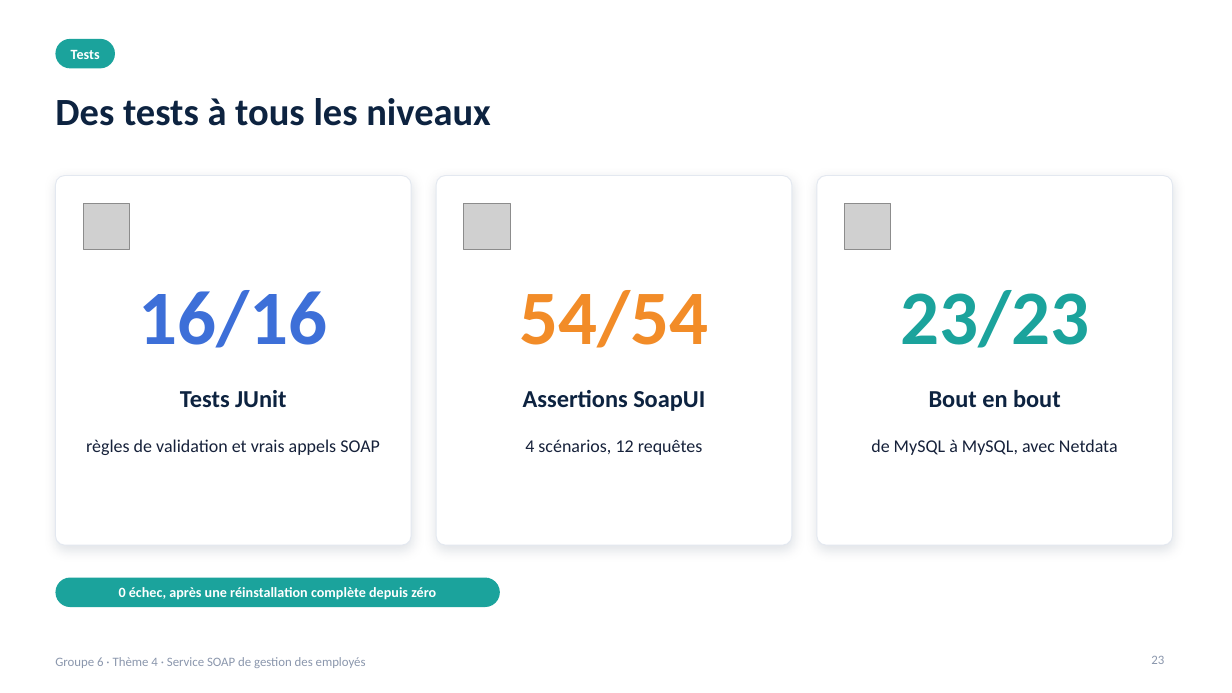
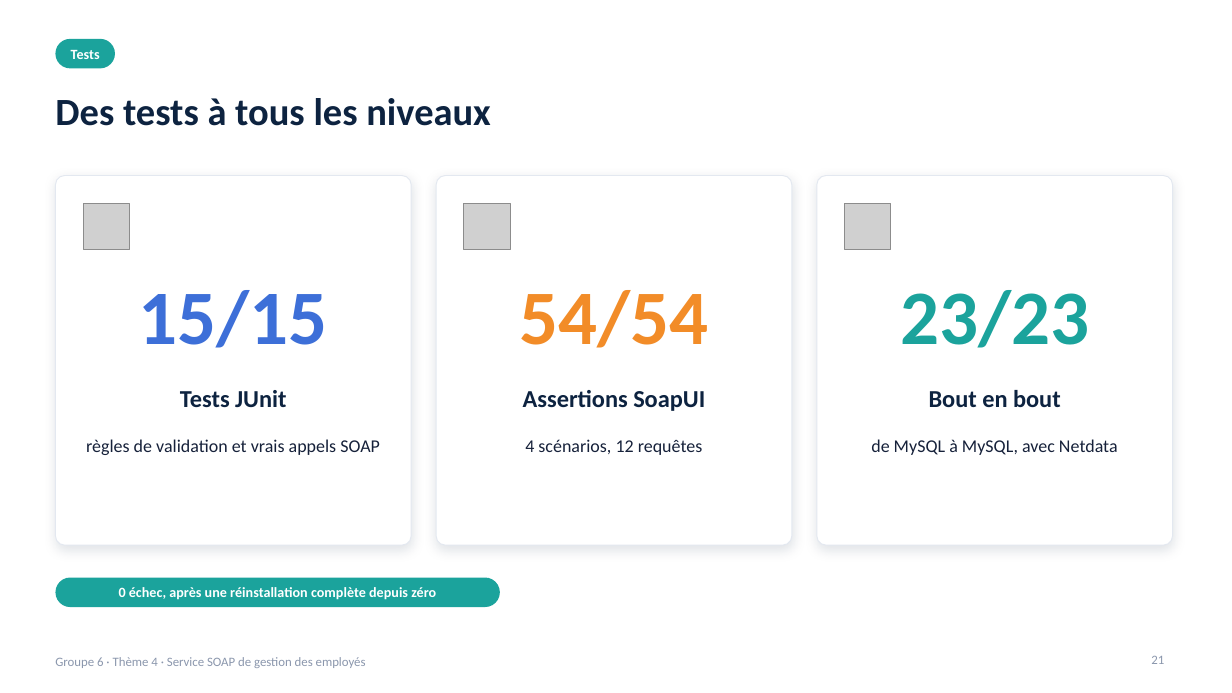
Before and after one commit to malickabdoul/employee-soap-servic, a slide deck: slide 21 of presentation/presentation-theme4-groupe6.pptx (slide 23 before the commit). Drawn at 1232x693 pixels with LibreOffice and Linux fonts; fonts in the diff are those of the drawing; grey boxes stand for pictures; background and template pictures are left out. Boxes give left, top, right and bottom in pixels: in the first picture for what was removed or moved away, otherwise in the second. Text is boxed around its words. In the diff, an @@ line names an element or a change of style, - is before the commit and + after.

```diff
--- a/presentation/presentation-theme4-groupe6.pptx
+++ b/presentation/presentation-theme4-groupe6.pptx
@@ text at (139,290,328,348): text changed @@
-16/16
+15/15
@@ page number at (1151,656,1164,664): text changed @@
-23
+21
```
Also in this commit, not shown: 6 other slides changed, 4 slides removed.
